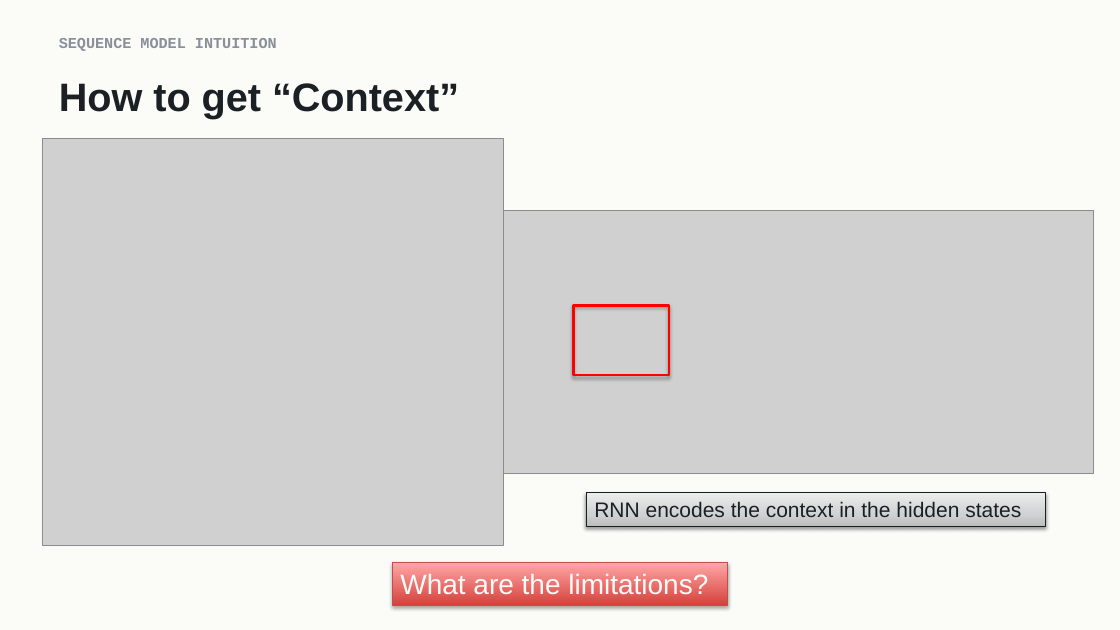
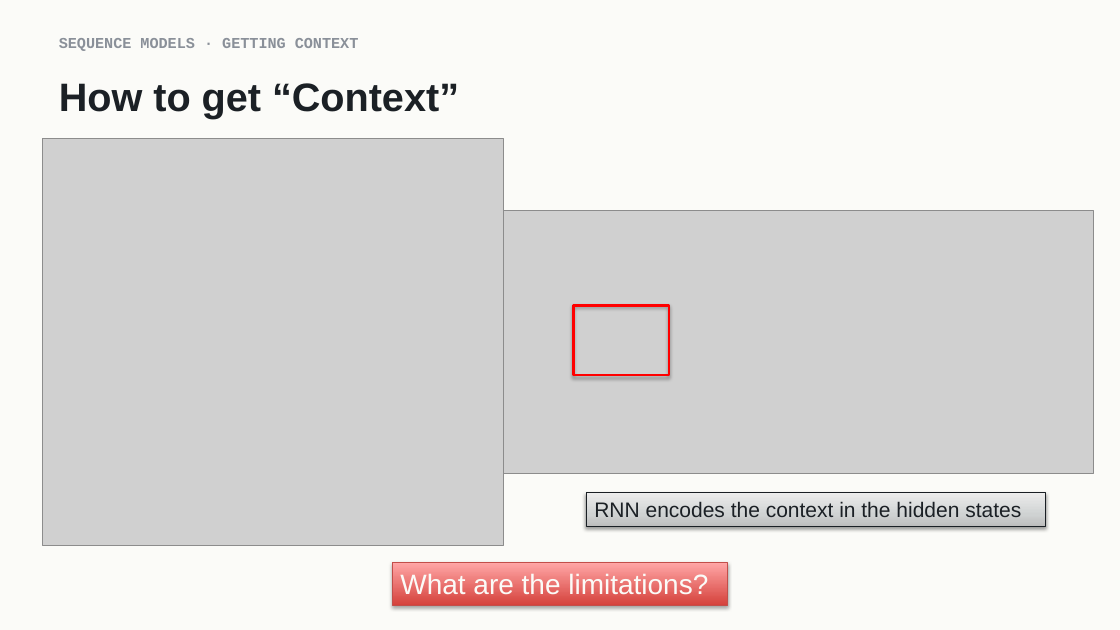
Before and after one commit to indigobio/msacl_dl_course, a slide deck: slide 8 of slides/pptx/lecture07_attention.pptx. Drawn at 1120x630 pixels with LibreOffice and Linux fonts; fonts in the diff are those of the drawing; grey boxes stand for pictures. Boxes give left, top, right and bottom in pixels: in the first picture for what was removed or moved away, otherwise in the second. Text is boxed around its words. In the diff, an @@ line names an element or a change of style, - is before the commit and + after.

```diff
--- a/slides/pptx/lecture07_attention.pptx
+++ b/slides/pptx/lecture07_attention.pptx
@@ text at [59, 38, 359, 51]: text changed @@
-SEQUENCE MODEL INTUITION
+SEQUENCE MODELS · GETTING CONTEXT
```
Also in this commit, not shown: 4 other slides changed, 15 other files.
